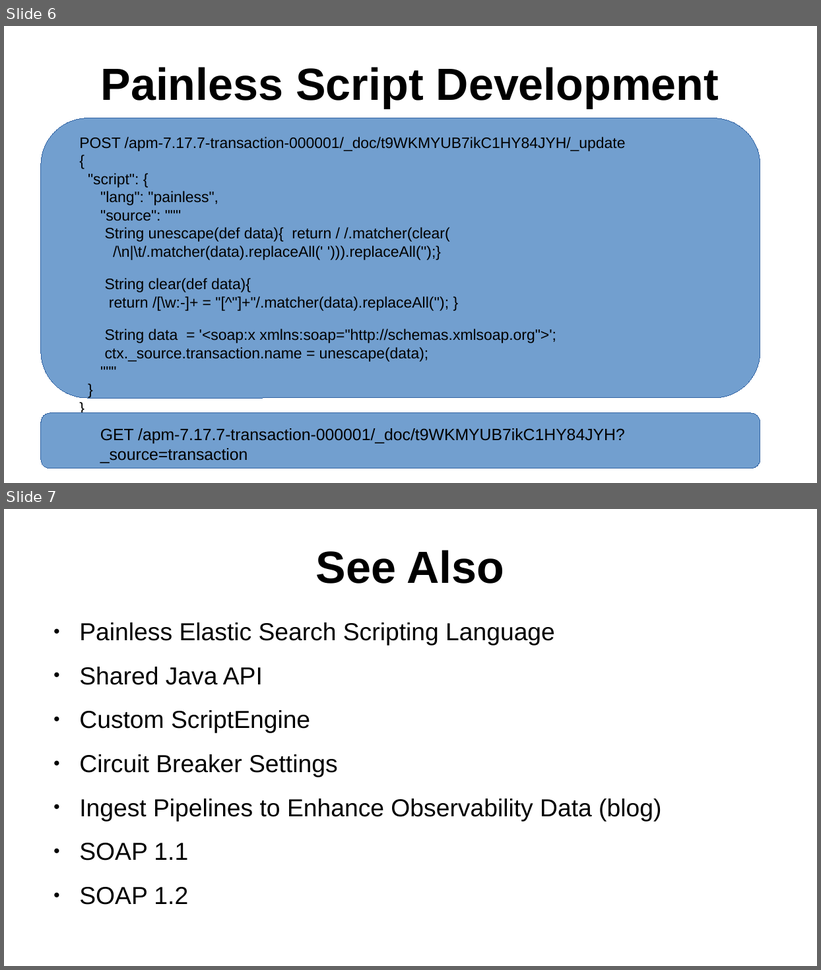
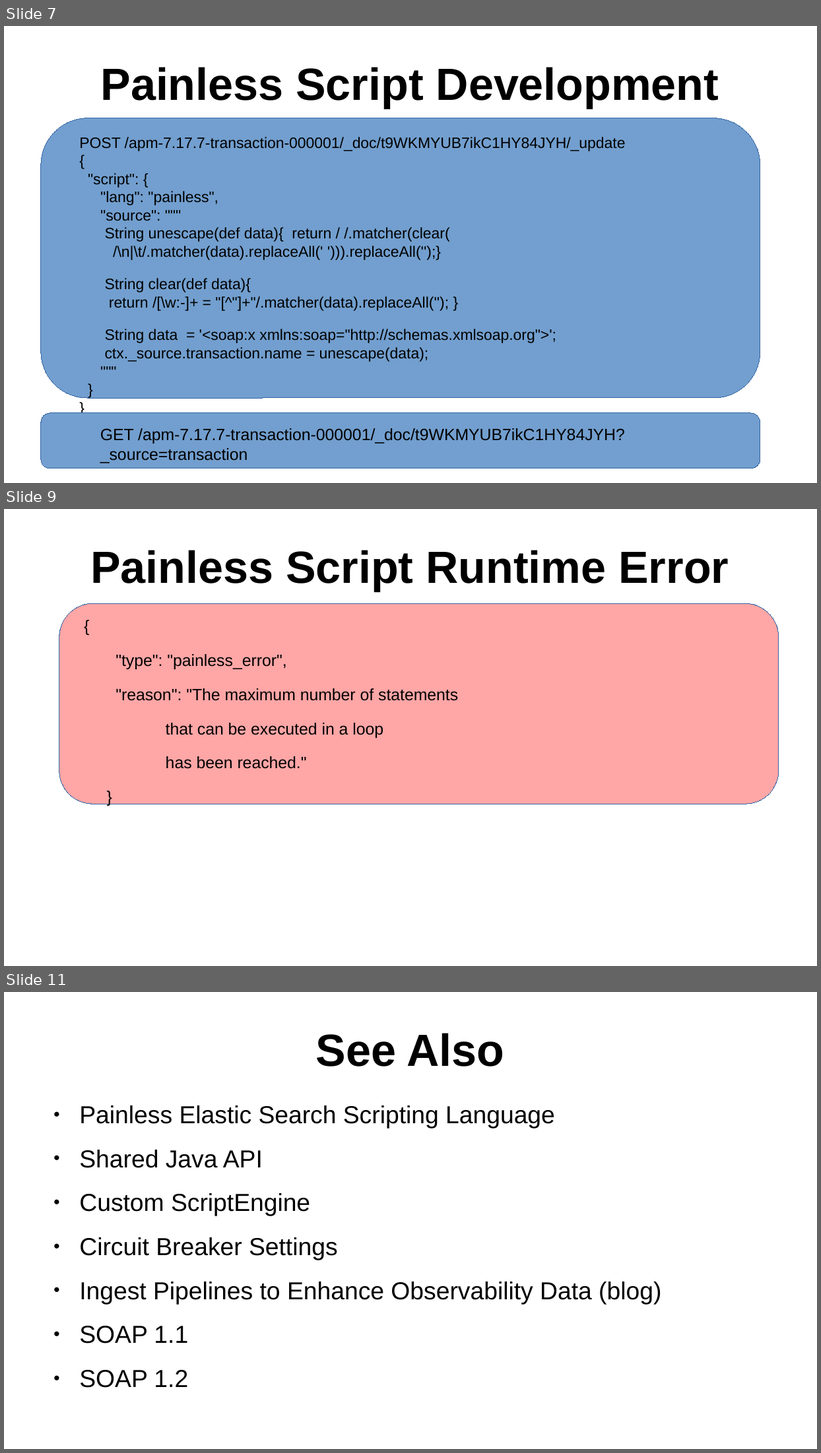
Before and after one commit to sergueik/springboot_study, a slide deck: basic-purejs-xml-parser/Painless Script for Ingesting SOAP Action from SOAP Payload.odp. Shown one above the other, each under a label of ours: slides 6 and 7 before the commit, slides 7, 9 and 11 after it; the slides between them are not shown. The pictures are 821x970 and 821x1453 pixels, drawn with LibreOffice and Linux fonts; fonts in the diff are those of the drawing. Boxes give left, top, right and bottom in pixels: in the first picture for what was removed or moved away, otherwise in the second. Text is boxed around its words. In the diff, an @@ line names an element or a change of style, - is before the commit and + after.

```diff
--- a/basic-purejs-xml-parser/Painless Script for Ingesting SOAP Action from SOAP Payload.odp
+++ b/basic-purejs-xml-parser/Painless Script for Ingesting SOAP Action from SOAP Payload.odp
@@ slide 9 added at <box>4,509,817,966</box>, background #FFFFFF @@
@@ title added at <box>90,550,729,591</box>, 44 pt, text #000000, bold @@
+Painless Script Runtime Error
@@ rounded rectangle added at <box>59,603,779,804</box>, fill #FFA6A6, outline #3465A4 0 pt @@
@@ text added at <box>116,654,458,769</box>, 16 pt, text #000000 @@
+{
+"type": "painless_error",
+"reason": "The maximum number of statements
+that can be executed in a loop
+has been reached."
+}
@@ what was slide 6 is now slide 7 @@
@@ what was slide 7 is now slide 11 @@
```
Also in this commit, not shown: 3 other slides added, 2 other files.
